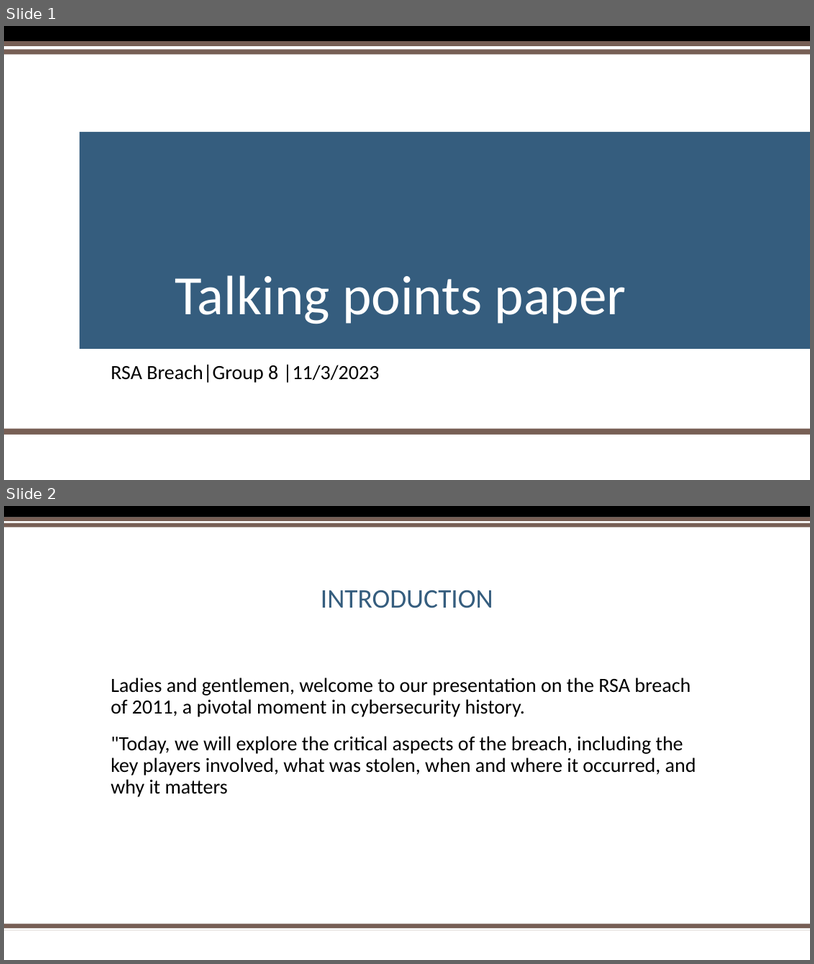
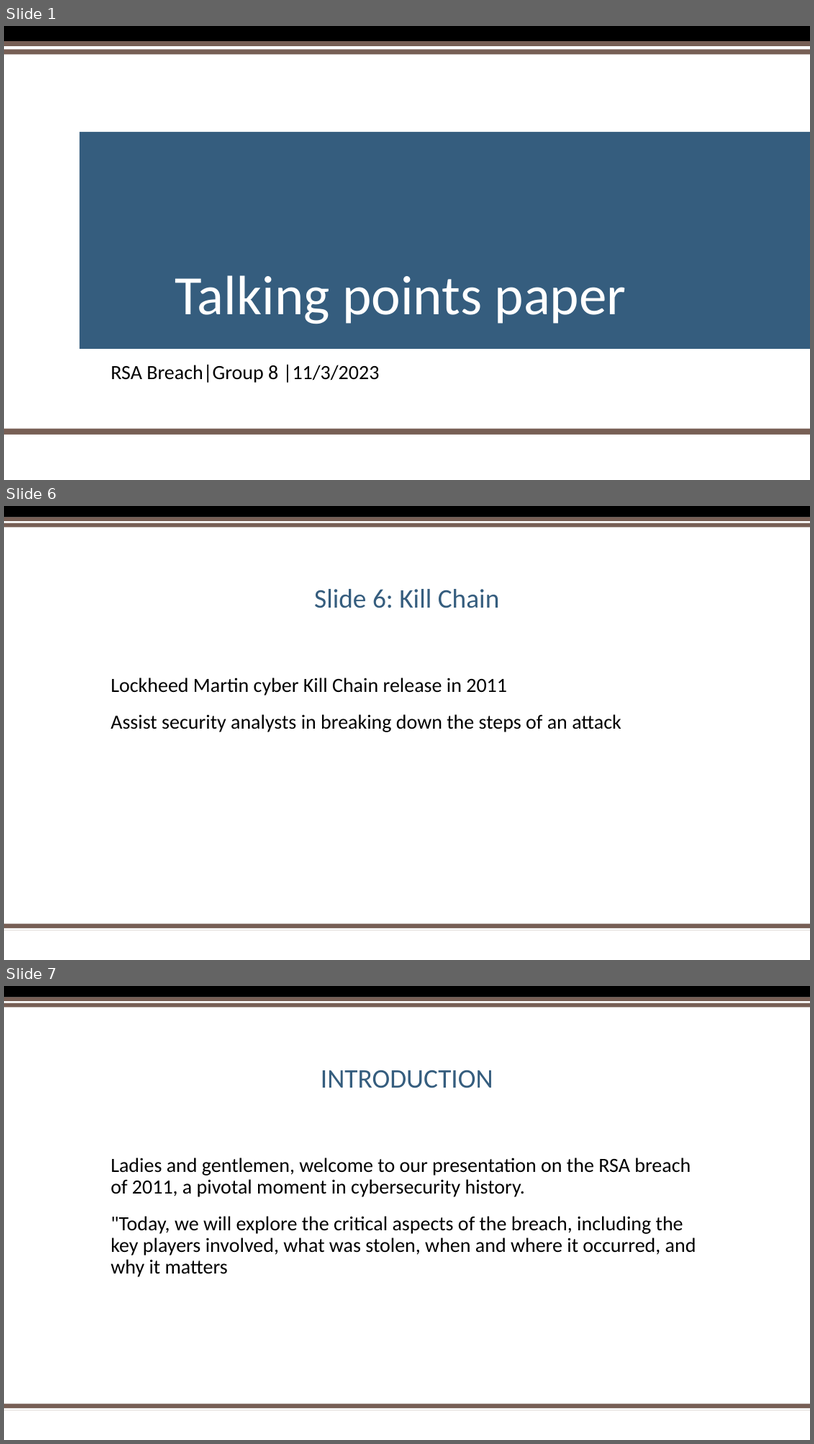
Before and after one commit to 0xTestbuild/IncidentResponseTeam8, a slide deck: lastname_Team8_FA_TalkingPointsPaper.pptx. Shown one above the other, each under a label of ours: slides 1 and 2 before the commit, slides 1, 6 and 7 after it; the slides between them are not shown. The pictures are 814x964 and 814x1444 pixels, drawn with LibreOffice and Linux fonts; fonts in the diff are those of the drawing; background and template pictures are left out. Boxes give left, top, right and bottom in pixels: in the first picture for what was removed or moved away, otherwise in the second. Text is boxed around its words. In the diff, an @@ line names an element or a change of style, - is before the commit and + after.

```diff
--- a/lastname_Team8_FA_TalkingPointsPaper.pptx
+++ b/lastname_Team8_FA_TalkingPointsPaper.pptx
@@ slide 6 added at bbox=[4, 506, 810, 960], background #FFFFFF; not listed: 5 template elements that a slide beside it also shows @@
@@ title added at bbox=[314, 589, 500, 608], 32 pt, text #355D7E @@
+Slide 6: Kill Chain
@@ text added at bbox=[111, 677, 622, 732], 24 pt, text #000000 @@
+Lockheed Martin cyber Kill Chain release in 2011
+Assist security analysts in breaking down the steps of an attack
@@ what was slide 2 is now slide 7 @@
```
Also in this commit, not shown: 4 other slides added.
